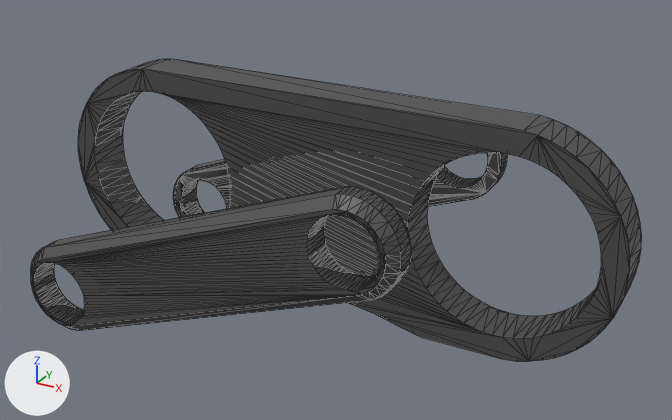
One commit to the glTF model finger_description/meshes/visual/middle_phalanx.gltf: the scene before it, then after it.
One viewpoint serves both versions: a camera (50 mm lens) standing at (0.0647, -0.0771, 0.0385) and looking at (0.0215, 0.0013, -0.0007). Every picture has the same lights, and +X, +Y and +Z are marked at lower left. The older version comes first. Mesh edges are drawn as thin lines. Vertices at exactly the same position are counted once.

Objects in the first picture: 'middle_phalanx'.
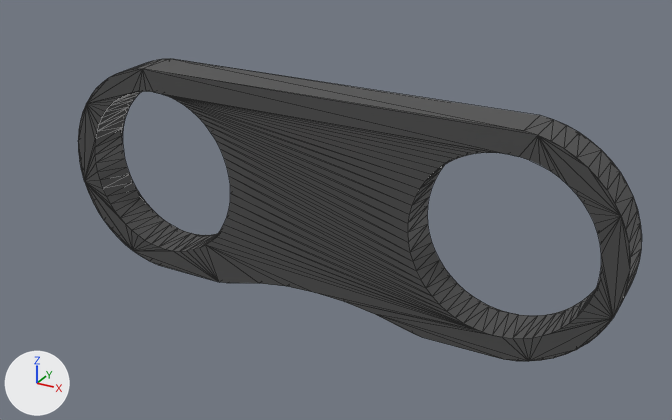
Pixel boxes (x1, y1, x2, y2) of what changed, in the pictures (672 x 420 px):
'middle_phalanx', reshaped (8% narrower): before (31, 59, 642, 361); after (78, 59, 642, 361)
part 1 of me_v4_assem_084, deleted: before (31, 186, 411, 331)
part 2 of me_v4_assem_084, deleted: before (173, 153, 507, 217)

Patch to the scene script:
```diff
--- a/finger_description/meshes/visual/middle_phalanx.gltf.py
+++ b/finger_description/meshes/visual/middle_phalanx.gltf.py
@@ me_v4_assem_084 @@
 # used by ob_middle_phalanx; location = (0.0, 0.0, 0.0)
-me_v4_assem_084.from_pydata(...)  # 1234 vertices, 2480 faces; spans x -0.012..0.052, y -0.0149..0.0152, z -0.0144..0.0119
+me_v4_assem_084.from_pydata(...)  # 480 vertices, 964 faces; spans x -0.012..0.052, y -0.0009..0.005, z -0.0122..0.0119
+# me_v4_assem_084 part 1: the loose piece of 378 vertices spanning x -0.0083..0.0358, y -0.0149..-0.0113, z -0.0144..0.0082 is deleted
+# me_v4_assem_084 part 2: the loose piece of 376 vertices spanning x -0.0086..0.0354, y 0.0116..0.0152, z -0.0144..0.0082 is deleted
+# other edits to the shape of me_v4_assem_084 do not show in these pictures
 me_v4_assem_084.materials.append(mat_material)
```
